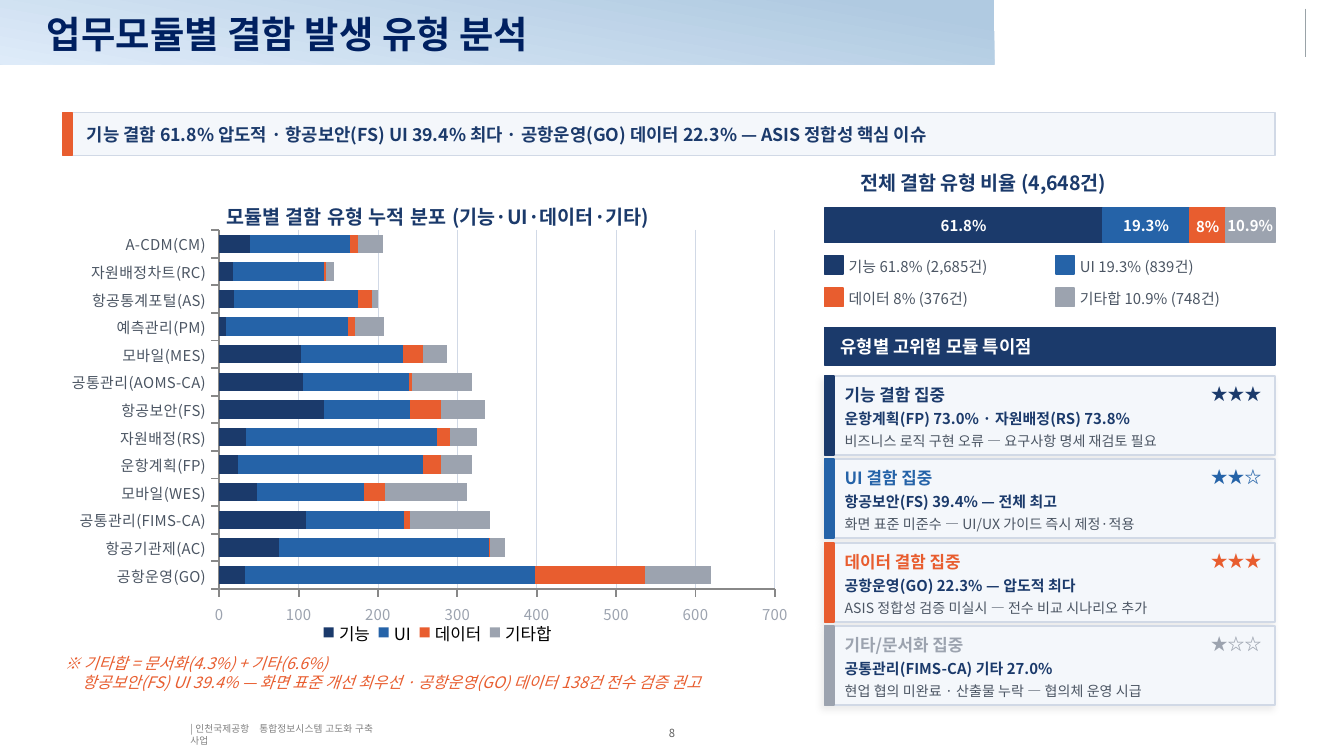
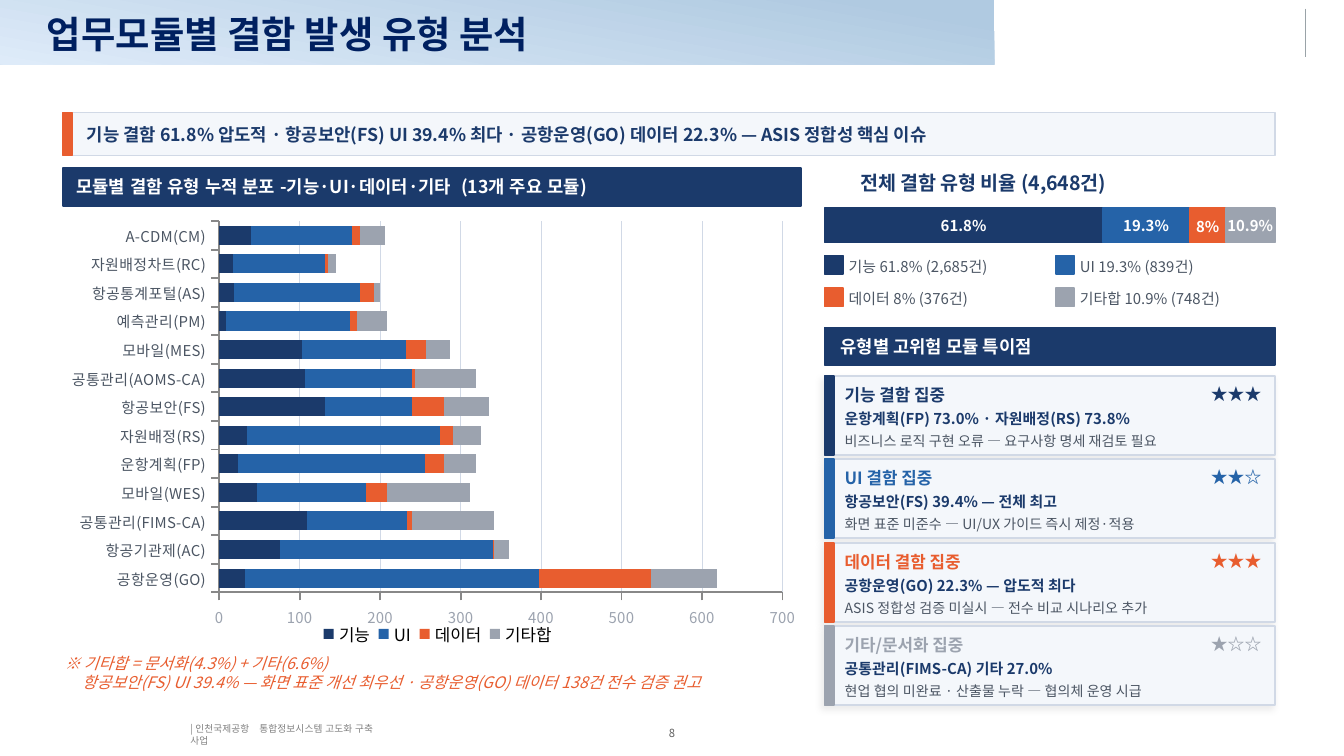
Before and after one commit to kechristal/iiac, a slide deck: slide 8 of 결함분석_종합보고서_최종.pptx. Drawn at 1344x756 pixels with LibreOffice and Linux fonts; fonts in the diff are those of the drawing; background and template pictures are left out. Boxes give left, top, right and bottom in pixels: in the first picture for what was removed or moved away, otherwise in the second. Text is boxed around its words. In the diff, an @@ line names an element or a change of style, - is before the commit and + after.

```diff
--- a/결함분석_종합보고서_최종.pptx
+++ b/결함분석_종합보고서_최종.pptx
@@ rectangle added at bbox=[63, 168, 801, 206], fill #1B3A6B, outline #1B3A6B 1 pt @@
@@ text added at bbox=[76, 178, 586, 197], 9.5 pt, text #FFFFFF, bold @@
+모듈별 결함 유형 누적 분포 -기능·UI·데이터·기타 (13개 주요 모듈)
@@ bar stacked chart at bbox=[65, 202, 810, 665] @@
@@ title "모듈별 결함 유형 누적 분포 (기능·UI·데이터·기타)" removed @@
@@ plot area changed @@
@@ bar stacked chart: place and size @@
-bar stacked chart at bbox=[65, 179, 810, 665]
+bar stacked chart at bbox=[65, 202, 810, 665]
```
Also in this commit, not shown: 2 other slides changed.
